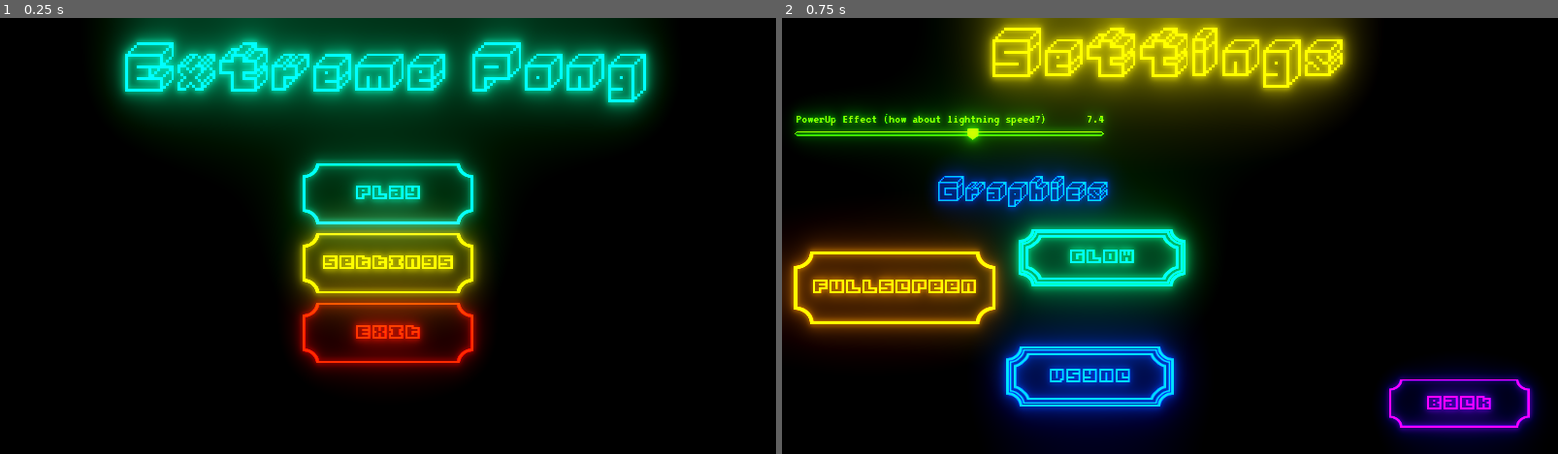
Above: before the commit, frames 1-2 (left to right).
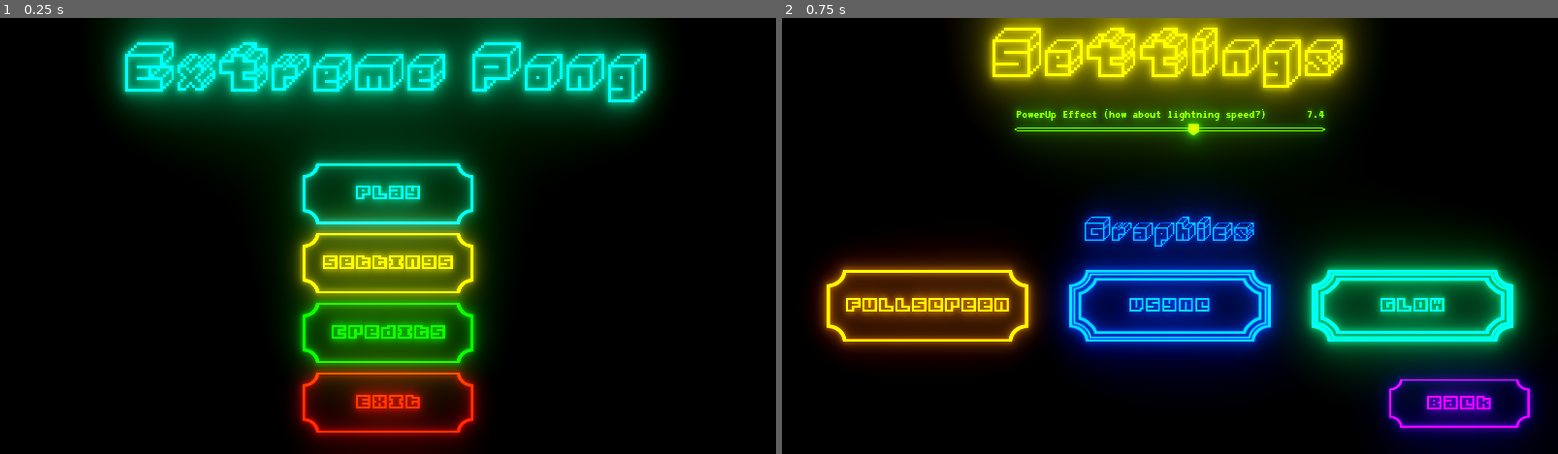
Above: after the commit, the same moments.

Repository: swip3798/ExtremePong
Game: Godot game, scene res://Objects/Main Menu.tscn
Same seed, same stepped clock (60 frames per second), same inputs: the game is played once before the commit and once after it.
Inputs:
- Up to frame 1 (0.25 s): no input
- Up to frame 2 (0.75 s): click "Settings" at 0.5 s

The runs differ from the first frame. In frame 1, 8.7% of the frame differs, in the area x 37-63%, y 61-100%; in frame 2, 41%, in the area x 0-97%, y 17-100%.

Commit message:
Added Credits Button to main menu, redesigned settings screen

Diff:
--- a/Objects/Main Menu.gd
+++ b/Objects/Main Menu.gd
@@ -36,3 +36,7 @@
 
 func _on_PlayButton_button_up():
 	get_tree().change_scene("res://Objects/Selection Screen.tscn")
+
+
+func _on_Credits_button_up():
+	get_tree().change_scene("res://Objects/Credits.tscn")
--- a/Objects/Main Menu.tscn
+++ b/Objects/Main Menu.tscn
@@ -48,7 +48,7 @@
 				add_color_override(\"font_color\", Color(\"00ebbe\"))
 			state += 1"
 
-[node name="Main Menu" type="Control"]
+[node name="Main Menu" type="Control" index="0"]
 
 anchor_left = 0.0
 anchor_top = 0.0
@@ -136,14 +136,23 @@
 
 modulate = Color( 1, 0.1875, 0, 1 )
 margin_left = 499.0
-margin_top = 470.0
+margin_top = 585.0
 margin_right = 781.0
-margin_bottom = 570.0
+margin_bottom = 685.0
 focus_neighbour_top = NodePath("../Settings")
 focus_neighbour_bottom = NodePath("../PlayButton")
 focus_next = NodePath("../PlayButton")
 focus_previous = NodePath("../Settings")
 _sections_unfolded = [ "Focus", "Rect", "Textures", "Visibility" ]
+
+[node name="Credits" parent="." index="5" instance=ExtResource( 4 )]
+
+modulate = Color( 0.0078125, 1, 0, 1 )
+margin_left = 499.0
+margin_top = 470.0
+margin_right = 781.0
+margin_bottom = 570.0
+_sections_unfolded = [ "Rect", "Textures", "Visibility" ]
 
 [connection signal="gui_input" from="Title" to="." method="_on_Title_gui_input"]
 
@@ -152,3 +161,5 @@
 [connection signal="button_up" from="Settings" to="." method="_on_Settings_button_up"]
 
 [connection signal="button_up" from="Exit" to="." method="_on_Exit_button_up"]
+
+[connection signal="button_up" from="Credits" to="." method="_on_Credits_button_up"]
--- a/Objects/SettingsMenu.tscn
+++ b/Objects/SettingsMenu.tscn
@@ -8,7 +8,7 @@
 [ext_resource path="res://Objects/RetroToggleButton.tscn" type="PackedScene" id=6]
 [ext_resource path="res://Objects/WorldEnvironment.tscn" type="PackedScene" id=7]
 
-[node name="SettingsMenu" type="Control"]
+[node name="SettingsMenu" type="Control" index="0"]
 
 anchor_left = 0.0
 anchor_top = 0.0
@@ -55,26 +55,31 @@
 [node name="Power Factor Slider" parent="." index="1" instance=ExtResource( 3 )]
 
 modulate = Color( 0.40625, 1, 0, 1 )
-margin_left = 22.0
-margin_top = 157.0
-margin_right = 530.0
-margin_bottom = 234.0
+anchor_left = 0.5
+anchor_top = 0.5
+anchor_right = 0.5
+anchor_bottom = 0.5
+margin_left = -254.0
+margin_top = -210.0
+margin_right = 254.0
+margin_bottom = -133.0
 min_value = 1.0
 max_value = 12.0
 step = 0.2
 value = 5.0
+_sections_unfolded = [ "Rect", "Visibility", "custom_icons", "custom_styles" ]
 
 [node name="Graphics Title" type="Label" parent="." index="2"]
 
 modulate = Color( 0, 0.4375, 1, 1 )
-anchor_left = 0.0
-anchor_top = 0.0
-anchor_right = 0.0
-anchor_bottom = 0.0
-margin_left = 46.0
-margin_top = 254.0
-margin_right = 749.0
-margin_bottom = 334.0
+anchor_left = 0.5
+anchor_top = 0.5
+anchor_right = 0.5
+anchor_bottom = 0.5
+margin_left = -352.0
+margin_top = -40.0
+margin_right = 351.0
+margin_bottom = 40.0
 rect_pivot_offset = Vector2( 0, 0 )
 rect_clip_content = false
 mouse_filter = 2
@@ -101,26 +106,33 @@
 [node name="Fullscreen" parent="." index="4" instance=ExtResource( 6 )]
 
 modulate = Color( 1, 0.726563, 0, 1 )
-margin_left = 20.0
-margin_top = 390.0
-margin_right = 352.0
-margin_bottom = 509.0
+margin_left = 74.0
+margin_top = 420.0
+margin_right = 406.0
+margin_bottom = 539.0
+_sections_unfolded = [ "Rect", "Textures", "Visibility" ]
 
 [node name="Vsync" parent="." index="5" instance=ExtResource( 6 )]
 
 modulate = Color( 0, 0.460938, 1, 1 )
-margin_left = 370.0
-margin_top = 546.0
-margin_right = 646.0
-margin_bottom = 646.0
+anchor_left = 0.5
+anchor_top = 0.5
+anchor_right = 0.5
+anchor_bottom = 0.5
+margin_left = -166.0
+margin_top = 60.0
+margin_right = 166.0
+margin_bottom = 179.0
+_sections_unfolded = [ "Rect", "Textures", "Visibility" ]
 
 [node name="Glow" parent="." index="6" instance=ExtResource( 6 )]
 
 modulate = Color( 0, 1, 0.695313, 1 )
-margin_left = 390.0
-margin_top = 352.0
-margin_right = 666.0
-margin_bottom = 447.0
+margin_left = 874.0
+margin_top = 420.0
+margin_right = 1206.0
+margin_bottom = 539.0
+_sections_unfolded = [ "Rect", "Textures", "Visibility" ]
 
 [node name="WorldEnvironment" parent="." index="7" instance=ExtResource( 7 )]
 
